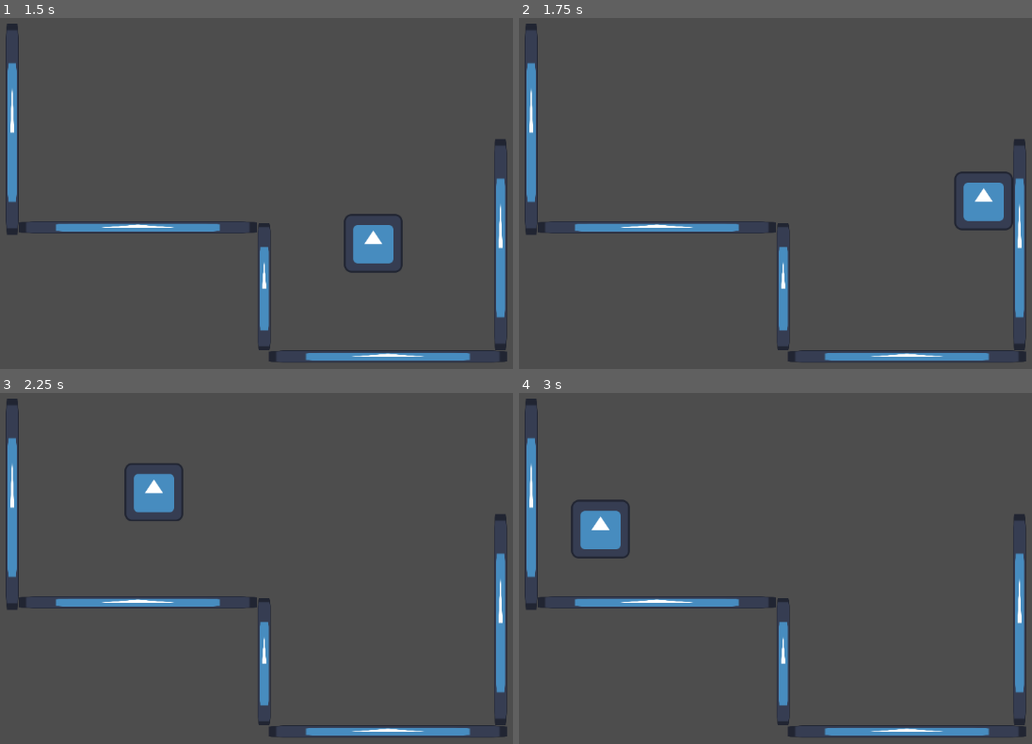
Above: before the commit, frames 1-4 (two rows, left to right).
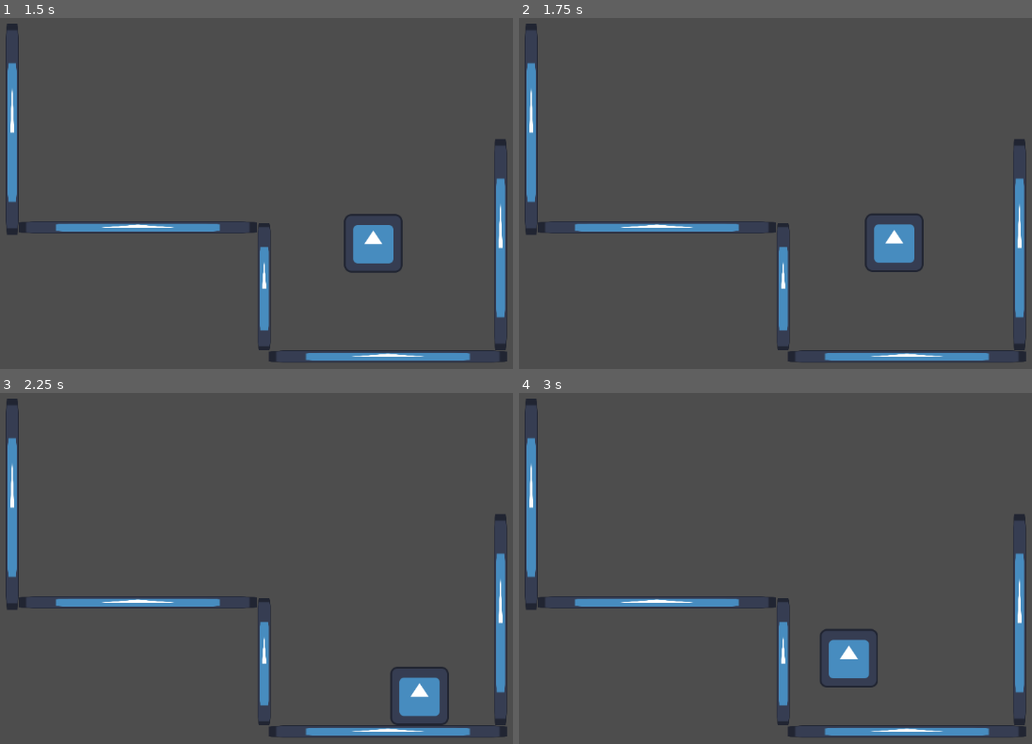
Above: after the commit, the same moments.

Repository: arcality/Built-to-Scale-GMTK-2024
Game: Godot game, scene res://scenes/main.tscn
Same seed, same stepped clock (60 frames per second), same inputs: the game is played once before the commit and once after it. The engine's default icon, where the game draws it, is replaced by a stand-in: a white triangle on a blue panel in a dark square.
Inputs:
- Up to frame 1 (1.5 s): hold Space (jump) 0.53-1.28 s; hold D (move_right) from 0.53 s (still down); tap Space (jump) at 1.35 s
- Up to frame 2 (1.75 s): keep holding D (move_right); tap Space (jump) at 1.52 s
- Up to frame 3 (2.25 s): tap Space (jump) at 1.82 s; release D (move_right) at 2.03 s; hold A (move_left) from 2.03 s (still down); hold Space (jump) from 2.03 s (still down)
- Up to frame 4 (3 s): release A (move_left) at 2.78 s; release Space (jump) at 2.78 s; hold D (move_right) from 2.78 s (still down); tap Space (jump) at 2.85 s

Frame 1 is identical in both runs. In frame 2, 2.3% of the frame differs, in the area x 67-97%, y 43-73%; in frame 3, 2.2%; in frame 4, 2.3%.

Commit message:
added umbrella mechanic

Diff:
--- a/scenes/player.tscn
+++ b/scenes/player.tscn
@@ -10,14 +10,15 @@
 [ext_resource type="Script" path="res://scripts/state-machine/dashing.gd" id="8_3whrh"]
 [ext_resource type="Script" path="res://scripts/state-machine/clinging.gd" id="9_k8hsb"]
 [ext_resource type="Script" path="res://scripts/state-machine/walljumping.gd" id="10_vcfsn"]
-[ext_resource type="Script" path="res://scenes/climbing.gd" id="11_mfx5q"]
+[ext_resource type="Script" path="res://scripts/state-machine/climbing.gd" id="11_ovs1m"]
+[ext_resource type="Script" path="res://scenes/umbrellaing.gd" id="12_4wbyi"]
 
 [sub_resource type="RectangleShape2D" id="RectangleShape2D_bn55i"]
 size = Vector2(128, 128)
 
 [node name="Player" type="CharacterBody2D"]
 script = ExtResource("1_vscu2")
-active_jetpack_state = "dashing"
+active_jetpack_state = "umbrellaing"
 active_arm_state = "walljumping"
 
 [node name="CollisionShape2D" type="CollisionShape2D" parent="."]
@@ -58,7 +59,10 @@
 script = ExtResource("10_vcfsn")
 
 [node name="Climbing" type="Node" parent="FiniteStateMachine"]
-script = ExtResource("11_mfx5q")
+script = ExtResource("11_ovs1m")
+
+[node name="Umbrellaing" type="Node" parent="FiniteStateMachine"]
+script = ExtResource("12_4wbyi")
 
 [node name="RayCastRight" type="RayCast2D" parent="."]
 position = Vector2(46, 0)
--- /dev/null
+++ b/scenes/umbrellaing.gd
@@ -0,0 +1,26 @@
+extends State
+
+var player: Player
+
+const FLOAT_SPEED = 7500
+
+func Enter():
+	player = owner
+	player.special_jump_used = false
+	player.gravity = 0
+	player.acceleration_amount = 10
+	player.deceleration_amount = 200
+
+func Update(delta:float):
+	player.velocity.y = FLOAT_SPEED * delta
+
+	var horizontal_direction = player.horizontal_movement_direction()
+	player.target_velocity = horizontal_direction * player.speed * delta
+
+	if Input.is_action_just_pressed("jump"):
+		state_transition.emit(self, "falling")
+		print("transition to falling")
+
+	if player.is_on_floor():
+		state_transition.emit(self, "falling")
+		print("transition to falling")
Not shown: 1 places in scenes/player.tscn that only renumber resources
Renamed: scenes/climbing.gd -> scripts/state-machine/climbing.gd
